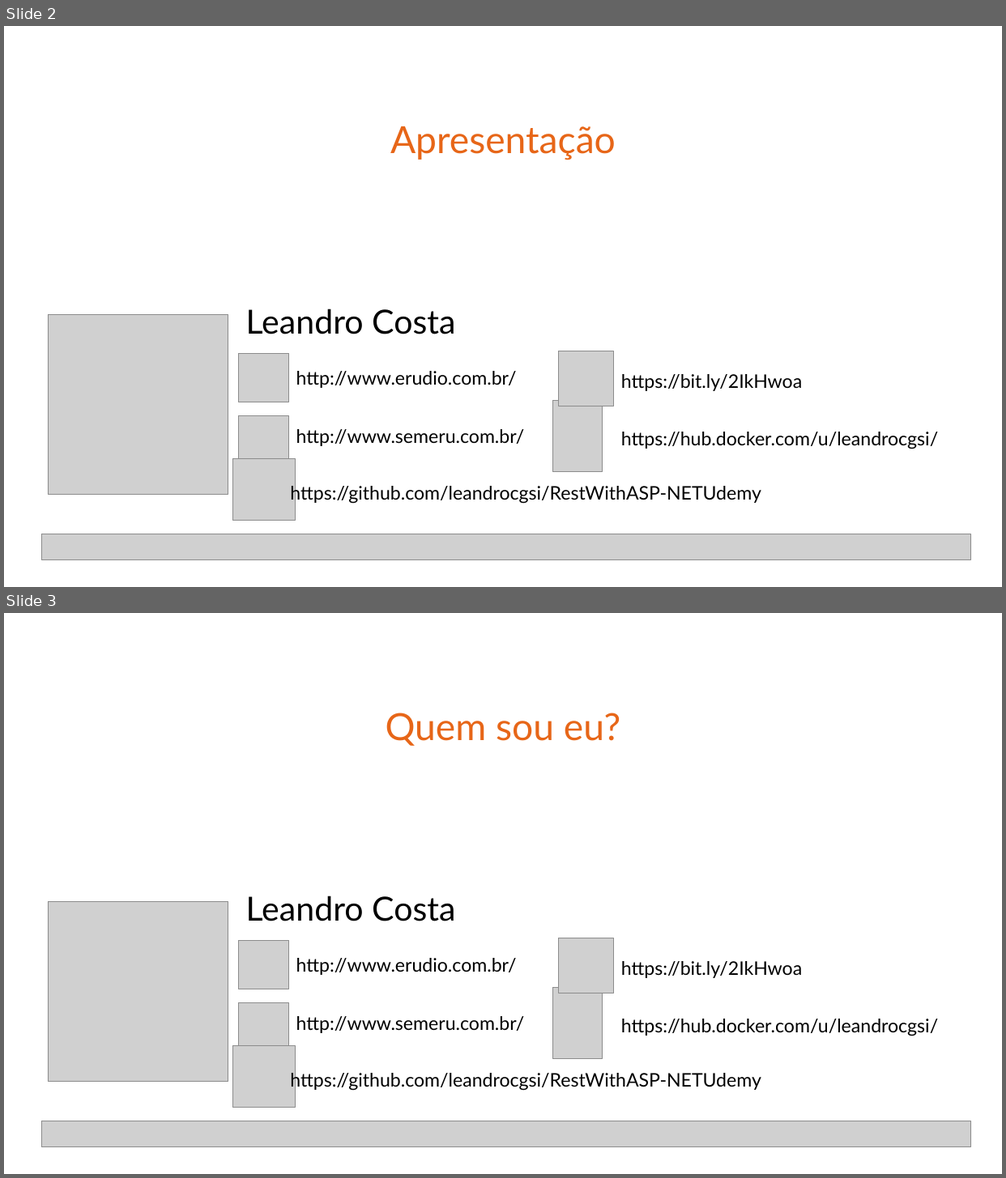
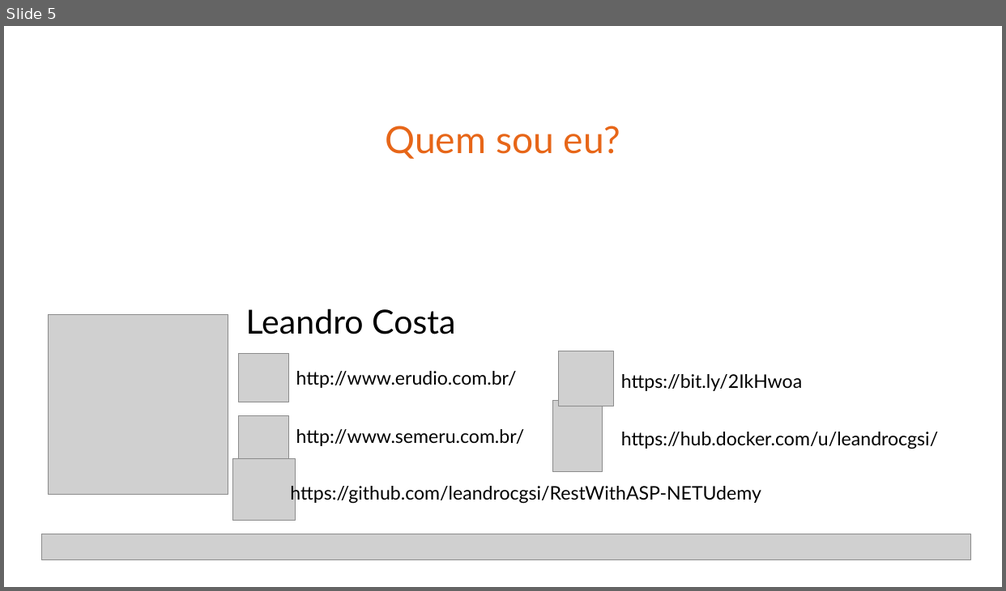
Before and after one commit to leandrocgsi/RestWithASP-NETUdemy, a slide deck: Documents/Building Modern RESTFul API's With ASP.NET Core - Architectural Overview.pptx. Shown one above the other, each under a label of ours: slides 2 and 3 before the commit, slide 5 after it. The pictures are 1006x1178 and 1006x591 pixels, drawn with LibreOffice and Linux fonts; fonts in the diff are those of the drawing; grey boxes stand for pictures. Boxes give left, top, right and bottom in pixels: in the first picture for what was removed or moved away, otherwise in the second. Text is boxed around its words. In the diff, an @@ line names an element or a change of style, - is before the commit and + after.

```diff
--- a/Documents/Building Modern RESTFul API's With ASP.NET Core - Architectural Overview.pptx
+++ b/Documents/Building Modern RESTFul API's With ASP.NET Core - Architectural Overview.pptx
@@ slide 2 removed at [4,26,1002,587], background #FFFFFF @@
@@ title removed at [390,126,616,160] @@
-Apresentação
@@ picture removed at [48,315,228,495] @@
@@ text removed at [246,309,455,335] @@
-Leandro Costa
@@ picture removed at [238,354,288,403] @@
@@ picture removed at [559,352,614,407] @@
@@ text removed at [296,371,517,388] @@
-http://www.erudio.com.br/
@@ text removed at [621,374,802,391] @@
-https://bit.ly/2IkHwoa
@@ picture removed at [552,401,602,472] @@
@@ picture removed at [238,416,288,465] @@
@@ text removed at [296,429,525,446] @@
-http://www.semeru.com.br/
@@ text removed at [621,432,938,450] @@
-https://hub.docker.com/u/leandrocgsi/
@@ picture removed at [233,459,296,521] @@
@@ text removed at [290,484,761,505] @@
-https://github.com/leandrocgsi/RestWithASP-NETUdemy
@@ picture removed at [41,535,970,561] @@
@@ what was slide 3 is now slide 5 @@
```
Also in this commit, not shown: 5 slides changed, 8 slides added.
